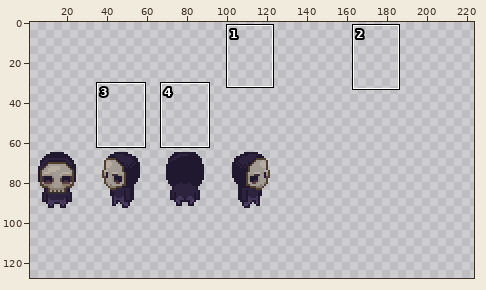
Sprite sheet, stored at data/avatar.png. Above: a wide view before the commit, with the close-up outlined.
Close-up. Before the commit:
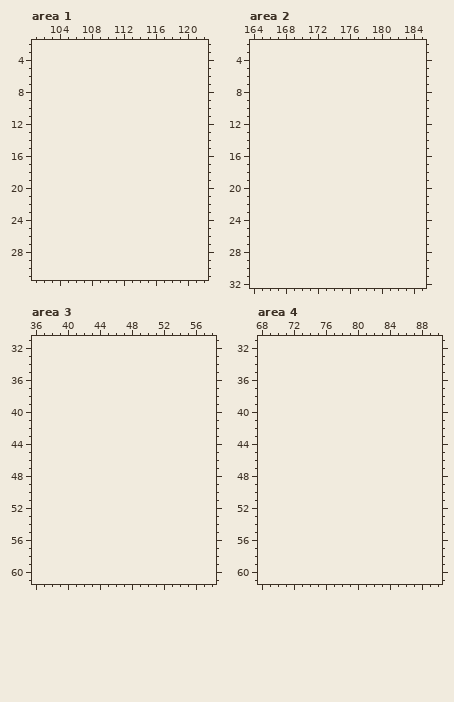
The file is 384x96 pixels, drawn in blocks of 3x3; one block is one cell here. Colours within 5 levels of each other are drawn and written as one. Shown: area 1: x 101..122, y 2..31; area 2: x 164..185, y 2..32; area 3: x 36..58, y 31..61; area 4: x 68..90, y 31..61. The old version is drawn lined up with the new one, on the new canvas. The wide view leaves out empty margins. The commit also changed other parts of the picture, which this record leaves out.
And afterwards:
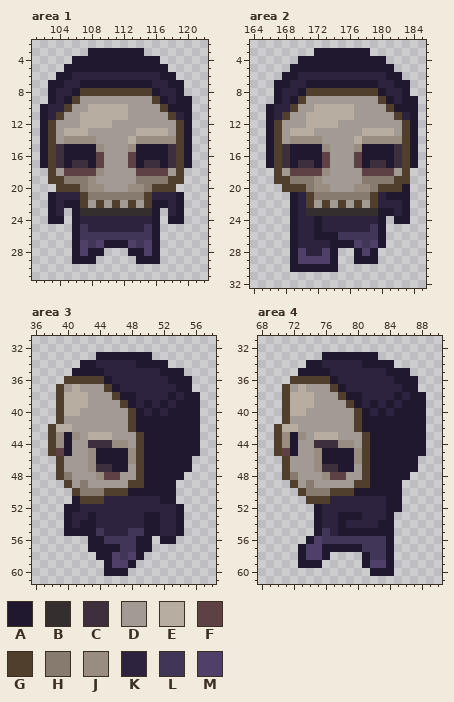
Palette (. is transparent): A #1f182f  B #352e2f  C #3d2f3c  D #a29b94  E #b8ada1  F #5e4144  G #503f2c  H #867b6e  J #988d80  K #2d233e  L #413558  M #4e4069
The edit:
canvas 128x32 -> 224x128, the old top-left corner now at 0,63
Changed rows in their new state; - is an unchanged pixel.
Area 1:
first column x 102:
 3 ------AAAAAAA------
 4 ----AAAAAAAAAAA----
 5 ---AAAAAAAAAAAAA---
 6 --AAKKKKKKKKKKKAA--
 7 -AAKKAAAAAAAAAKKAA-
 8 -AKKAGGGGGGGGGAKKA-
 9 -AKAGDDDDDDDDDGAKAA
10 AKKGDDEEEEEDDDDGAAA
11 AKGDDEEEEEEDDDDDGKA
12 AGDDDEEEEDDDDDDDDGA
13 AGDEEEDDDDDDEEEEDGA
14 AGDJJJJDDDDEJJJJJGA
15 AGCAAAAJDDDJAAAACGA
16 AGCAAAAFDDDFAAAACGA
17 AGCACCAFDDDFACCACGA
18 -GDFFFFJDDDDFFFFDG-
19 -GGHHHJDDDDDHHHHGG-
20 --GGGHJJDDDJJHGGG--
21 -AKKKGHHHHHHHGKKKA-
22 -AKAAGDGDGDGDGAAKA-
23 -AK-ABBBBBBBBBA-KA-
24 -AA-AKKKKKKKKKA-AA-
25 ----ALKKKKKKKLA----
26 ----ALLLLLLLLLA----
27 ----AMLMAAAMLMA----
28 ----AMAA---AAMA----
29 ----AAA-----AAA----
Area 2:
first column x 166:
 3 ------AAAAAAA------
 4 ----AAAAAAAAAAA----
 5 ---AAAAAAAAAAAAA---
 6 --AAKKKKKKKKKKKAA--
 7 -AAKKAAAAAAAAAKKAA-
 8 -AKKAGGGGGGGGGAKKA-
 9 -AKAGDDDDDDDDDGAKAA
10 AKKGDDEEEEEDDDDGAAA
11 AKGDDEEEEEEDDDDDGKA
12 AGDDDEEEEDDDDDDDDGA
13 AGDEEEDDDDDDEEEEDGA
14 AGDJJJJDDDDEJJJJJGA
15 AGCAAAAJDDDJAAAACGA
16 AGCAAAAFDDDFAAAACGA
17 AGCACCAFDDDFACCACGA
18 -GDFFFFJDDDDFFFFDG-
19 -GGHHHJDDDDDHHHHGG-
20 --GGGHJJDDDJJHGGGA-
21 ---AKGHHHHHHHGKAAA-
22 ---AKGDGDGDGDGKKKA-
23 ---AKBBBBBBBBBAAKA-
24 ---AKKAKKKKKKKA-AA-
25 ---AKKAKKKKKKLA----
26 ---AKKAAALLLLLA----
27 ---AKKKKAAAMLMA----
28 ---AMKKMA--AMA-----
29 ---AMMMMA--AAA-----
30 ---AAAAAA----------
Area 3:
first column x 38:
33 ------AAAAAAA------
34 ----AAKKKKKAAAA----
35 ---AAAAKKKKKKKAAA--
36 --GGGGGAKKKKKKKAAA-
37 -GDEDDDGAKKKKKKKAA-
38 -GEEEDDDGAAKKKKAKAA
39 -GEEEDDDDGAKAKAKAAA
40 -GEEDDDDDDGAKAKAAAA
41 -GDDDDDDDDGAAAAAAAA
42 GEEDDDDDDDGAAAAAAAA
43 GJAJDEEEDDDGAAAAAAA
44 GJADDCCCJJDGAAAAAAA
45 GFADDJAAAAJGAAAAAAA
46 -GDDDJAAAAJGAAAAAA-
47 -GDDDJCCAADGAAAAAA-
48 -GHDDDJFFDDGAAAAA--
49 --GDHDDDDDGGAAAA---
50 ---GHHHGGGAAAAAA---
51 ---AGGGKKKKKKKAA---
52 --AAKKKKKKKKKKKKA--
53 --AKKAKKKKKKAAKKA--
54 --AKAAKKKKKKAAKKA--
55 --AAAALKKKLLAAKKA--
56 -----AALLLLAA-AA---
57 -----AAAALLAA------
58 ------AAMLMA-------
59 -------AMMA--------
60 -------AAA---------
Area 4:
first column x 70:
33 ------AAAAAAA------
34 ----AAKKKKKAAAA----
35 ---AAAAKKKKKKKAAA--
36 --GGGGGAKKKKKKKAAA-
37 -GDEDDDGAKKKKKKKAA-
38 -GEEEDDDGAAKKKKAKAA
39 -GEEEDDDDGAKAKAKAAA
40 -GEEDDDDDDGAKAKAAAA
41 -GDDDDDDDDGAAAAAAAA
42 GEEDDDDDDDGAAAAAAAA
43 GJAJDEEEDDDGAAAAAAA
44 GJADDCCCJJDGAAAAAAA
45 GFADDJAAAAJGAAAAAAA
46 -GDDDJAAAAJGAAAAAA-
47 -GDDDJCCAADGAAAAAA-
48 -GHDDDJFFDDGAAAAA--
49 --GDHDDDDDGGAAAA---
50 ---GHHHGGGAAAAAA---
51 ----GGGKKKKKKKAA---
52 -----AKKKKKKKKAA---
53 -----AKKAAAKKKA----
54 -----AKKAKKKKAA----
55 -----ALKAAAAAAA----
56 ----AMLLLLLLLLA----
57 ---AMMAAAAALLLA----
58 ---AMMA----ALLA----
59 ---AAA-----AMMA----
60 ------------AAA----
